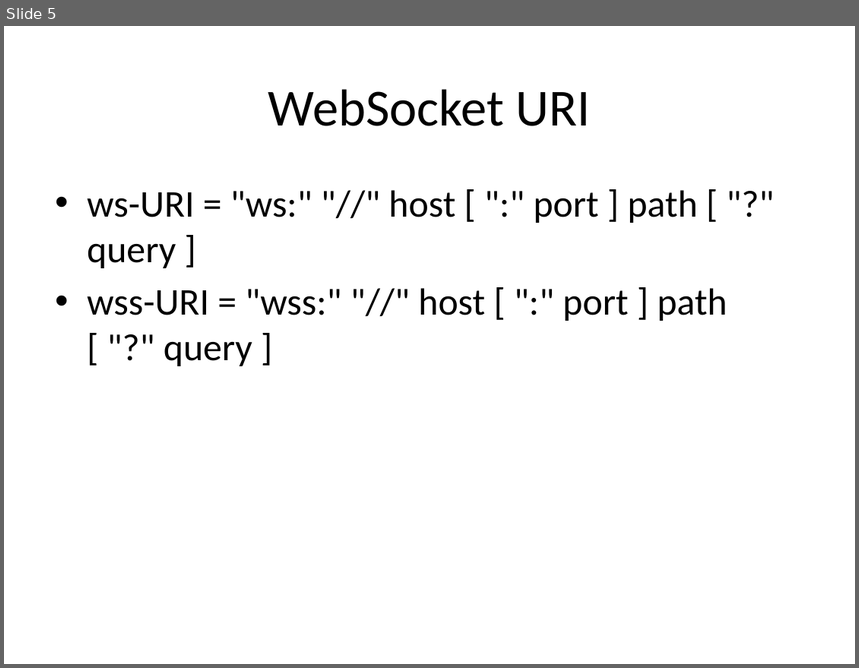
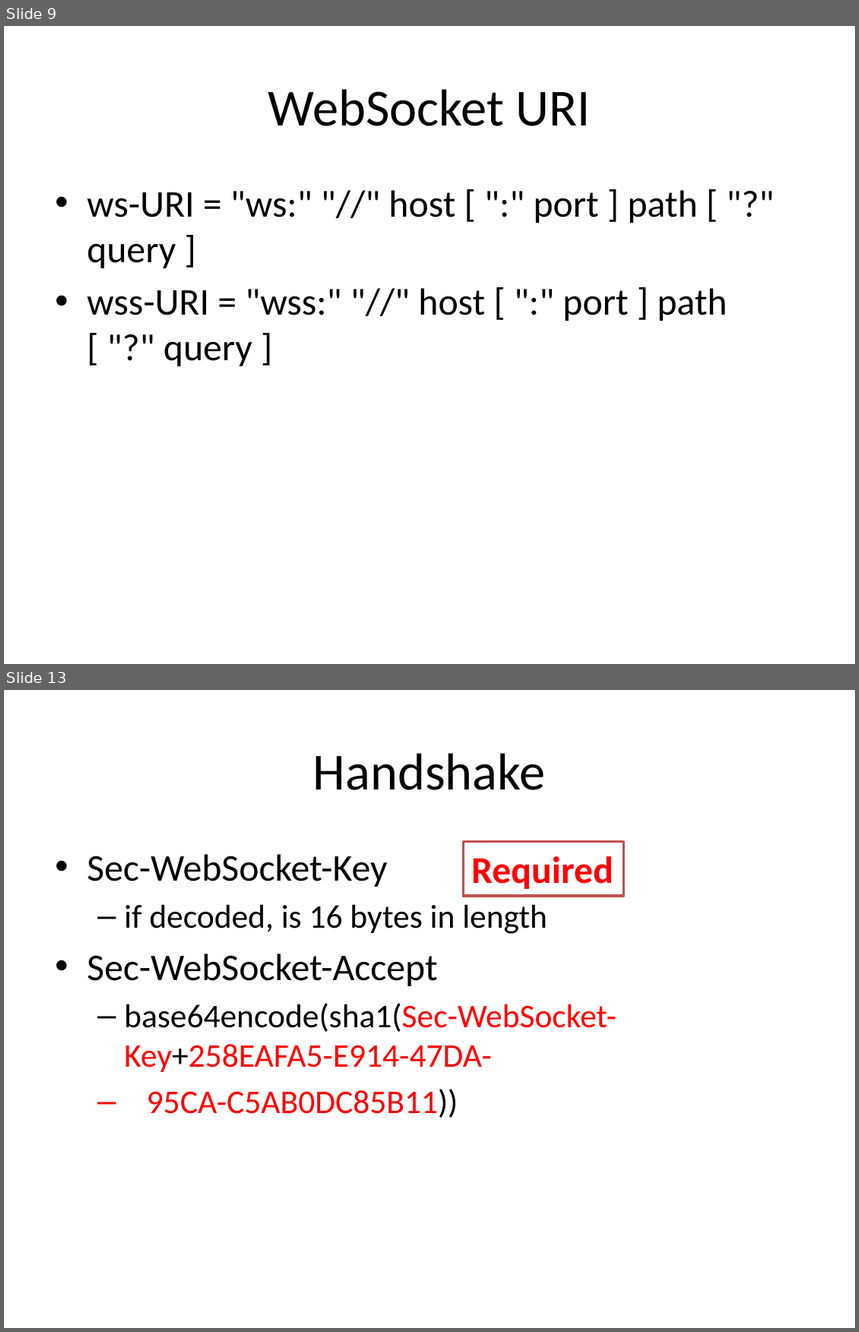
Before and after one commit to HLimit/h5_Traning, a slide deck: [presentation/[7]WebSockets.pptx. Shown one above the other, each under a label of ours: slide 5 before the commit, slides 9 and 13 after it; the slides between them are not shown. The pictures are 859x668 and 859x1332 pixels, drawn with LibreOffice and Linux fonts; fonts in the diff are those of the drawing. Boxes give left, top, right and bottom in pixels: in the first picture for what was removed or moved away, otherwise in the second. Text is boxed around its words. In the diff, an @@ line names an element or a change of style, - is before the commit and + after.

```diff
--- a/[presentation/[7]WebSockets.pptx
+++ b/[presentation/[7]WebSockets.pptx
@@ slide 13 added at (4, 690, 855, 1328), background #FFFFFF @@
@@ title added at (313, 753, 546, 790), 44 pt, text #000000 @@
+Handshake
@@ rectangle added at (463, 841, 623, 896), fill #FFFFFF, outline #C0504D 2 pt, 32 pt, text #FF0000, bold @@
+Required
@@ text added at (87, 854, 617, 1118), 28 pt, text #000000 @@
+• Sec-WebSocket-Key
+  – if decoded, is 16 bytes in length
+• Sec-WebSocket-Accept
+  – base64encode(sha1(Sec-WebSocket-Key+258EAFA5-E914-47DA-
+  – 95CA-C5AB0DC85B11))
@@ what was slide 5 is now slide 9 @@
```
Also in this commit, not shown: 1 slide changed, 7 other slides added, 1 slide removed, 8 other files.
